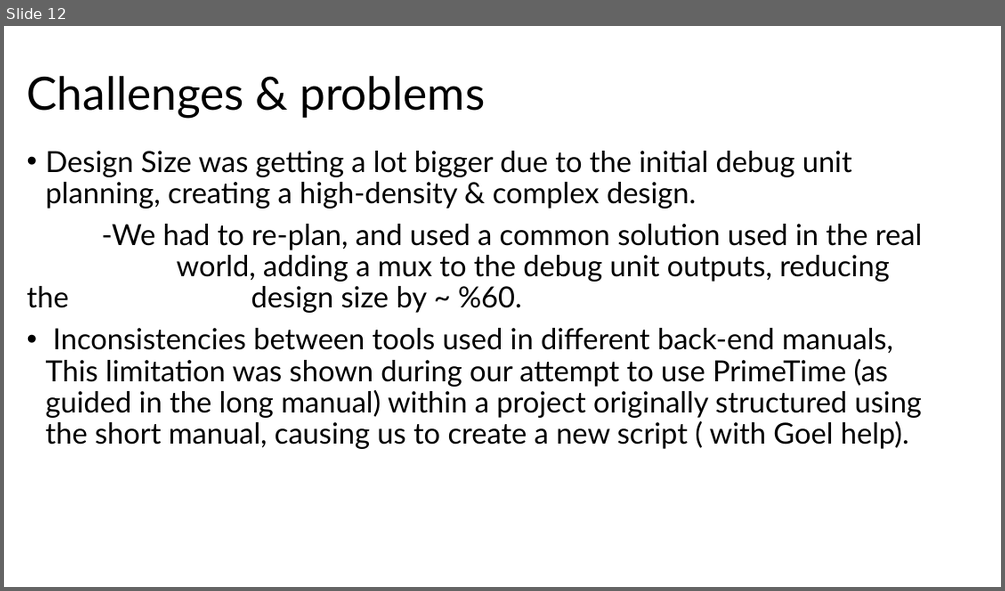
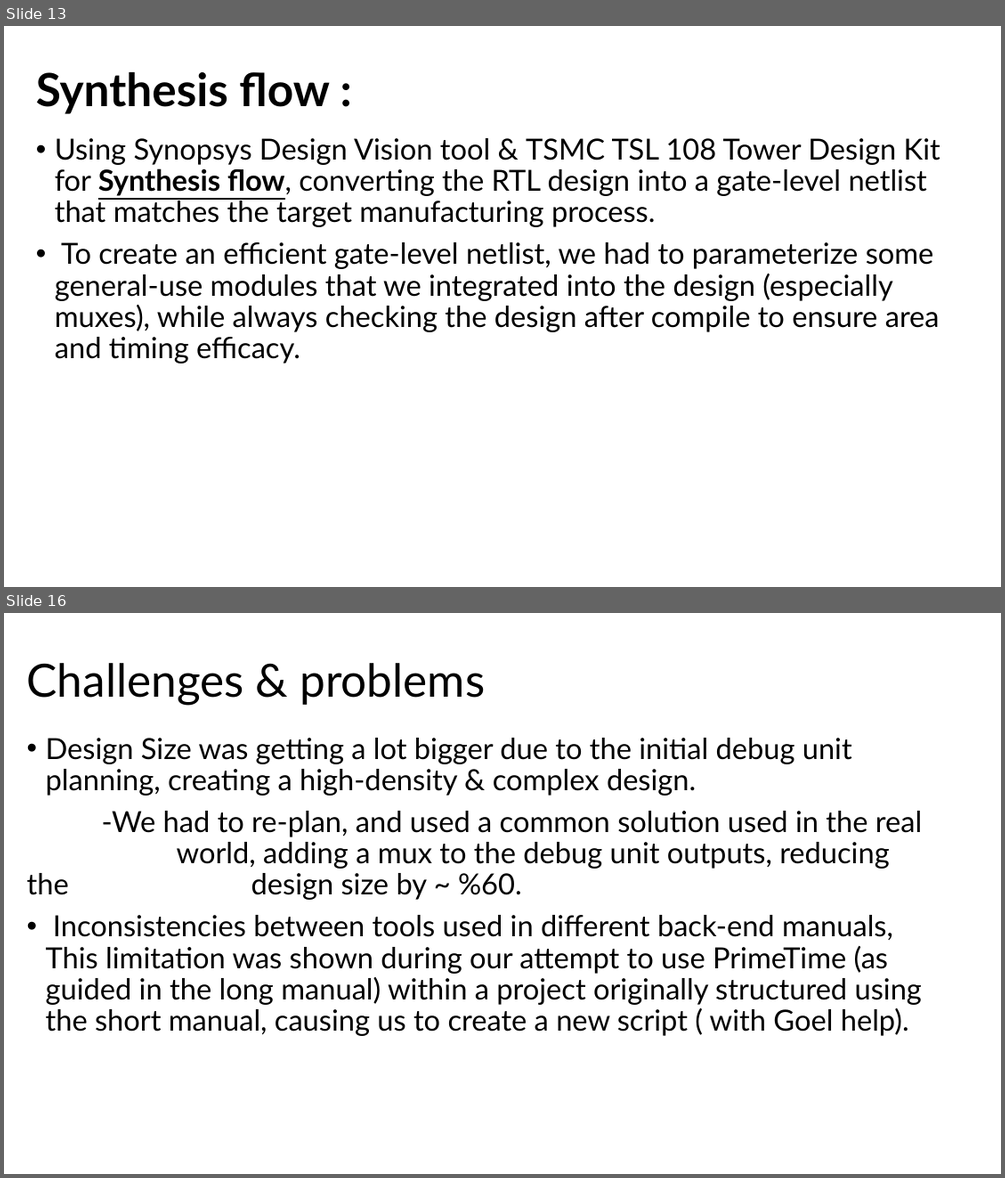
Before and after one commit to muhammad0bi/044169_project_B, a slide deck: Presintaions and Reports/Final presntaion VLSI.pptx. Shown one above the other, each under a label of ours: slide 12 before the commit, slides 13 and 16 after it; the slides between them are not shown. The pictures are 1005x591 and 1005x1178 pixels, drawn with LibreOffice and Linux fonts; fonts in the diff are those of the drawing. Boxes give left, top, right and bottom in pixels: in the first picture for what was removed or moved away, otherwise in the second. Text is boxed around its words. In the diff, an @@ line names an element or a change of style, - is before the commit and + after.

```diff
--- a/Presintaions and Reports/Final presntaion VLSI.pptx
+++ b/Presintaions and Reports/Final presntaion VLSI.pptx
@@ slide 13 added at [4, 26, 1001, 587], background #FFFFFF @@
@@ title added at [36, 72, 330, 114], 44 pt, text #000000, bold @@
+Synthesis flow :
@@ text added at [55, 138, 940, 363], 28 pt, text #000000 @@
+• Using Synopsys Design Vision tool & TSMC TSL 108 Tower Design Kit for Synthesis flow, converting the RTL design into a gate-level netlist that matches the target manufacturing process.
+• To create an efficient gate-level netlist, we had to parameterize some general-use modules that we integrated into the design (especially muxes), while always checking the design after compile to ensure area and timing efficacy.
@@ what was slide 12 is now slide 16 @@
```
Also in this commit, not shown: 2 slides changed, 3 other slides added, 1 other file.
